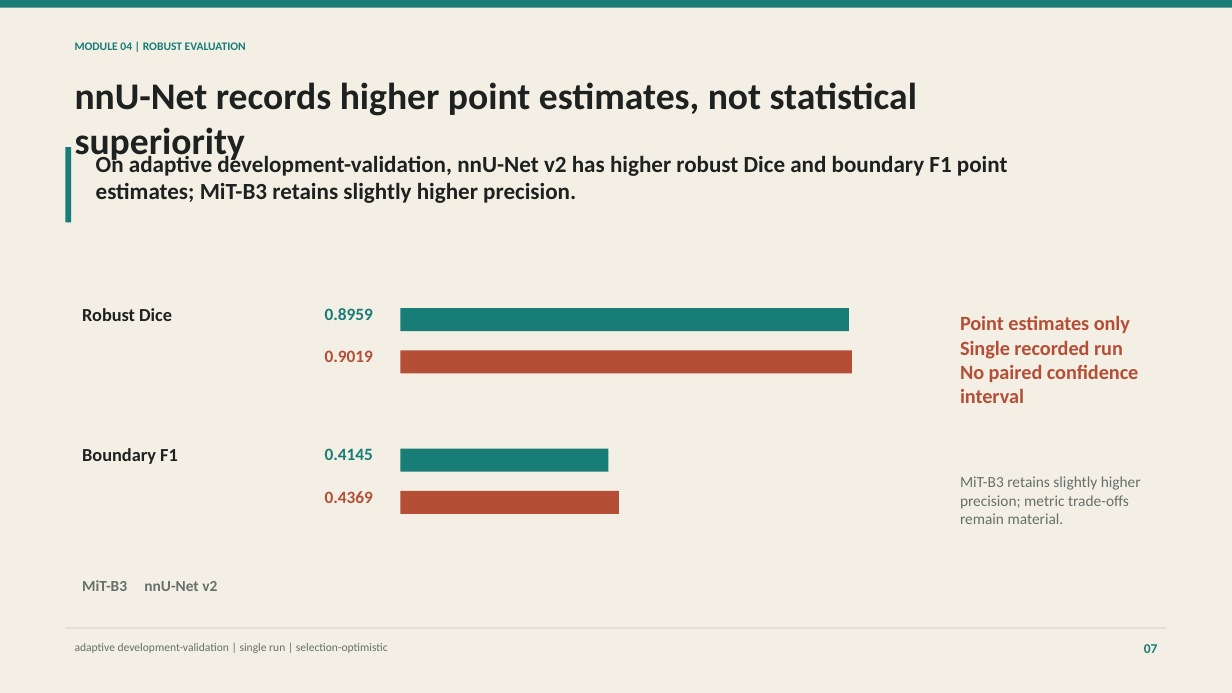
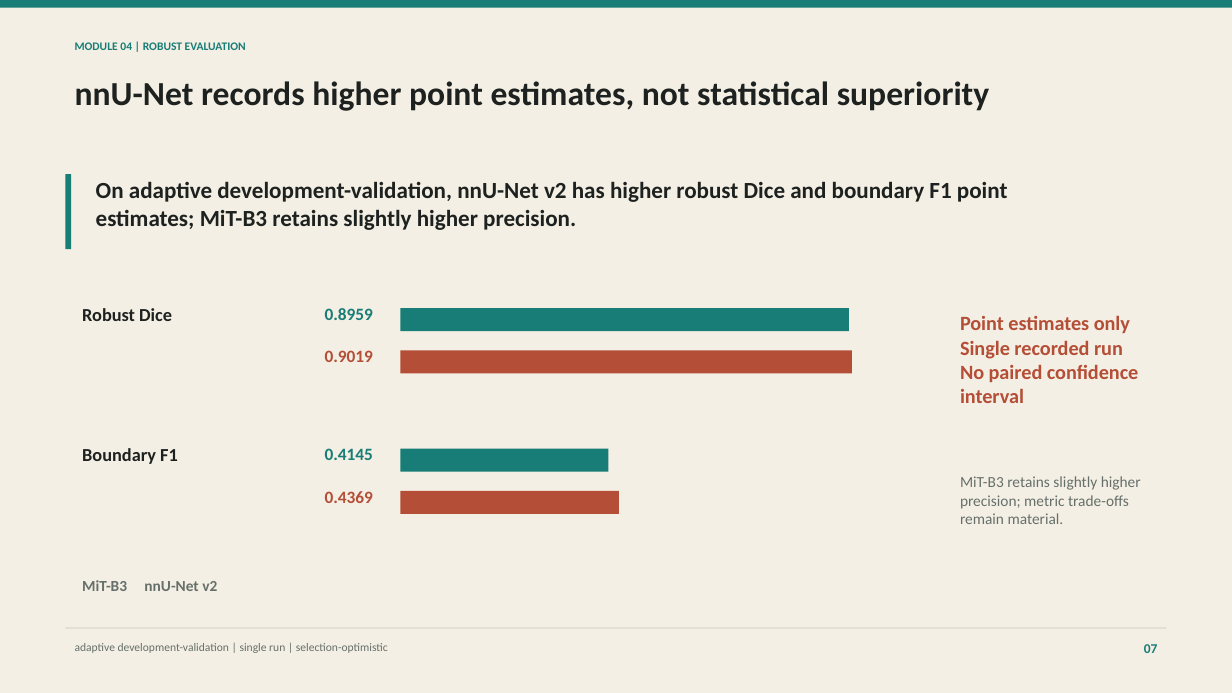
Before and after one commit to quanntm1206/imp-lesion-evidence-demo, a slide deck: slide 7 of outputs/imp-lesion-evidence-defense.pptx. Drawn at 1232x693 pixels with LibreOffice and Linux fonts; fonts in the diff are those of the drawing. Boxes give left, top, right and bottom in pixels: in the first picture for what was removed or moved away, otherwise in the second. Text is boxed around its words. In the diff, an @@ line names an element or a change of style, - is before the commit and + after.

Commit message:
build(deck): package portable presentation

```diff
--- a/outputs/imp-lesion-evidence-defense.pptx
+++ b/outputs/imp-lesion-evidence-defense.pptx
@@ text "nnU-Net records higher point estimates, ..." at [75, 81, 990, 111]: size 29.2 to 26.2 pt @@
@@ rectangle: place and size @@
-rectangle at [66, 147, 71, 222]
+rectangle at [66, 175, 71, 250]
@@ text "On adaptive development-validation, nnU-Net v2 ...": place and size @@
-text "On adaptive development-validation, nnU-Net v2 ..." at [96, 152, 1008, 203]
+text "On adaptive development-validation, nnU-Net v2 ..." at [96, 181, 1008, 230]
```
Also in this commit, not shown: 6 other files.
